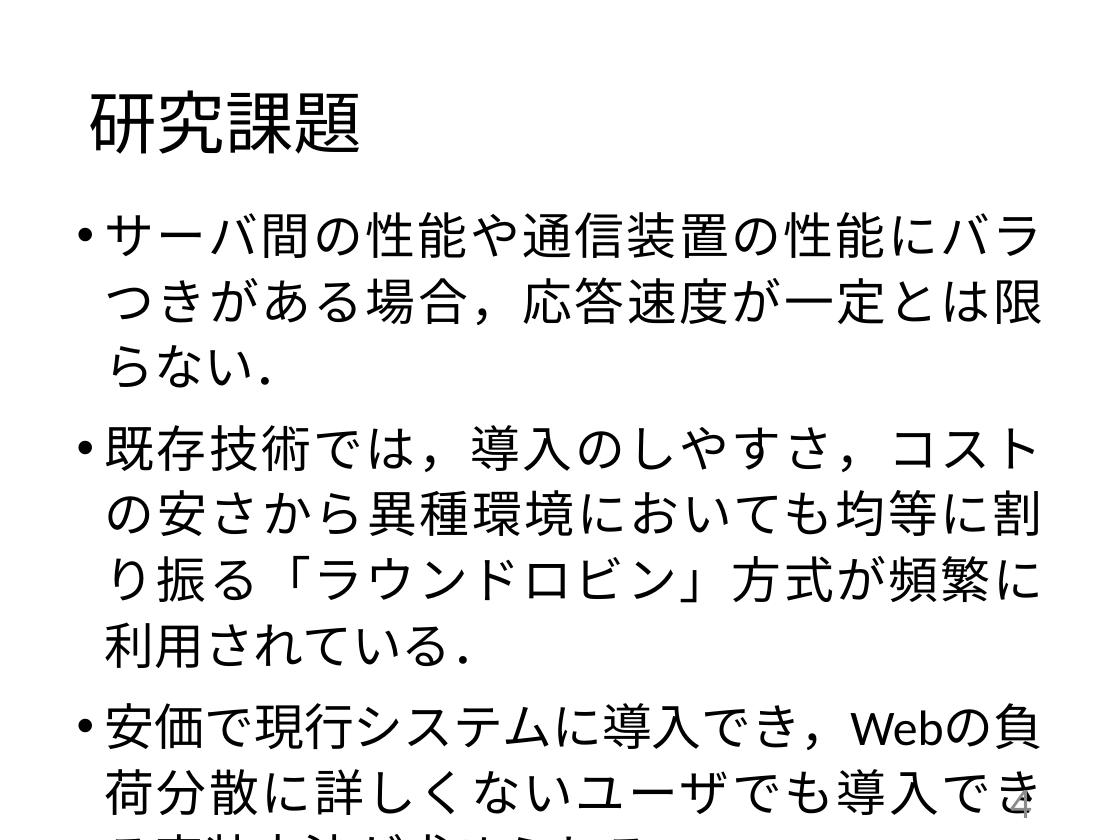
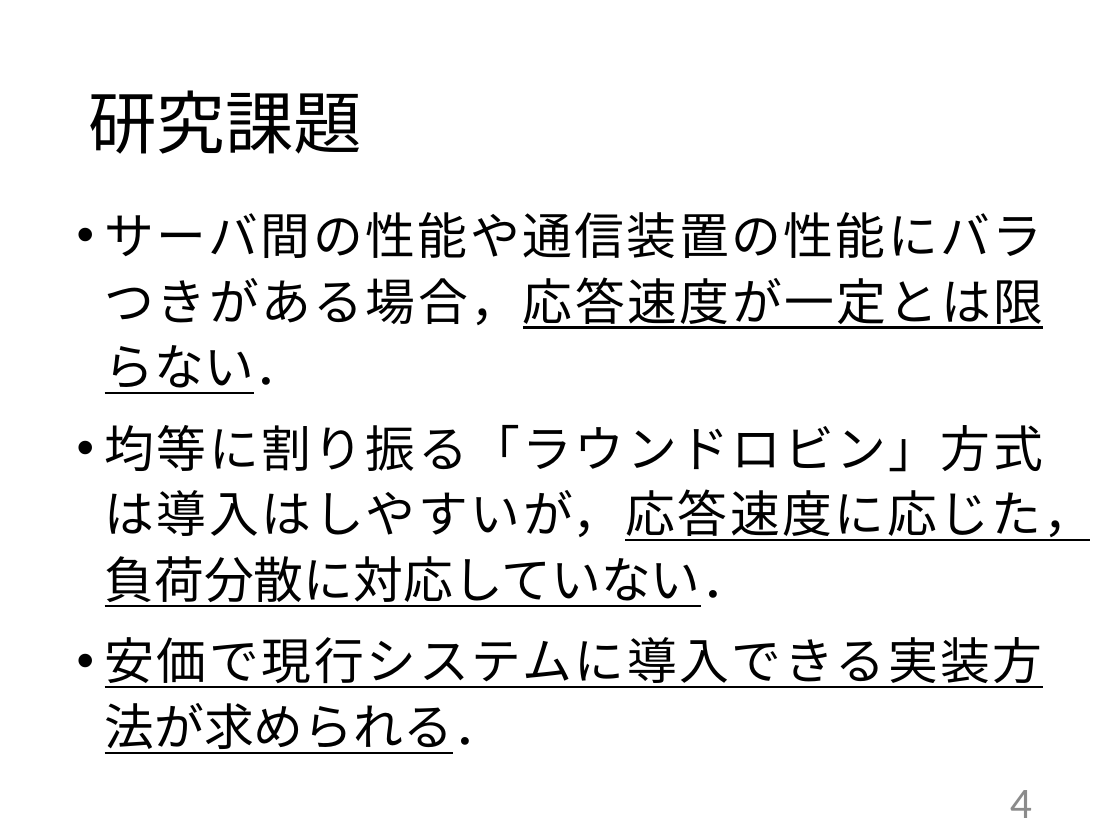
Before and after one commit to kait-takanolab/1821086_matsuo_thesis, a slide deck: slide 4 of 発表用/1821086_卒業研究発表会.pptx. Drawn at 1120x840 pixels with LibreOffice and Linux fonts; fonts in the diff are those of the drawing. Boxes give left, top, right and bottom in pixels: in the first picture for what was removed or moved away, otherwise in the second. Text is boxed around its words. In the diff, an @@ line names an element or a change of style, - is before the commit and + after.

```diff
--- a/発表用/1821086_卒業研究発表会.pptx
+++ b/発表用/1821086_卒業研究発表会.pptx
@@ text at bbox=[105, 212, 1044, 394]: underline on in "サーバ間の性能や通信装置の性能にバラつきがある場合，応答速度が一定とは限らない．" @@
@@ text at bbox=[105, 425, 1093, 754]: text changed @@
-• 既存技術では，導入のしやすさ，コストの安さから異種環境においても均等に割り振る「ラウンドロビン」方式が頻繁に利用されている．
-• 安価で現行システムに導入でき，Webの負荷分散に詳しくないユーザでも導入できる実装方法が求められる．
+• 均等に割り振る「ラウンドロビン」方式は導入はしやすいが，応答速度に応じた，負荷分散に対応していない．
+• 安価で現行システムに導入できる実装方法が求められる．
```
Also in this commit, not shown: 8 other slides changed, 1 other file.
